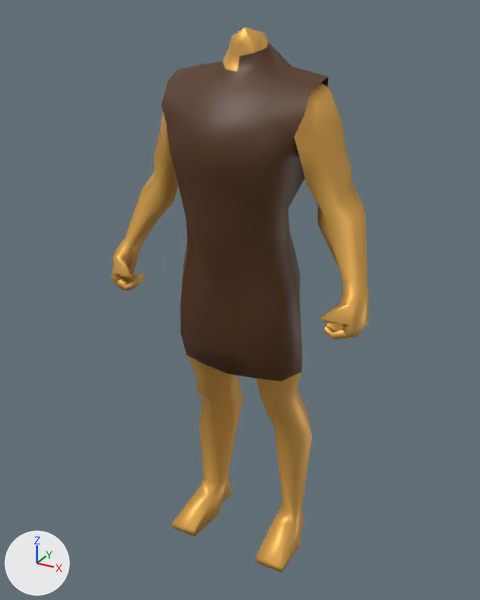
The COLLADA model binaries/data/mods/public/art/animation/biped/rider/cavalry/promotion.dae: old version first, new version second.
One viewpoint serves both versions: a 50 mm lens placed at (2.07, -3.81, 3.96), pointed at (-0.04, 0.02, 2.04). Arrows for +X, +Y and +Z are at lower left; the lights stay in place.

Before the edit, the objects in view are built like this:
```python
me_cube_010 = bpy.data.meshes.new('Cube.010')
me_cube_010.from_pydata(...)  # 391 vertices, 752 faces; spans x -0.96..0.96, y -0.43..0.4, z 0.0..3.85
# faces by material slot: [206, 546]
me_cube_010.materials.append(mat_armor)  # brown #523010
me_cube_010.materials.append(mat_skin)  # orange #e7b056
ob_m_armor_tunic_short = bpy.data.objects.new('m_armor_tunic_short', me_cube_010)
ob_m_armor_tunic_short.location = (0.0, 0.0, 0.0)
```
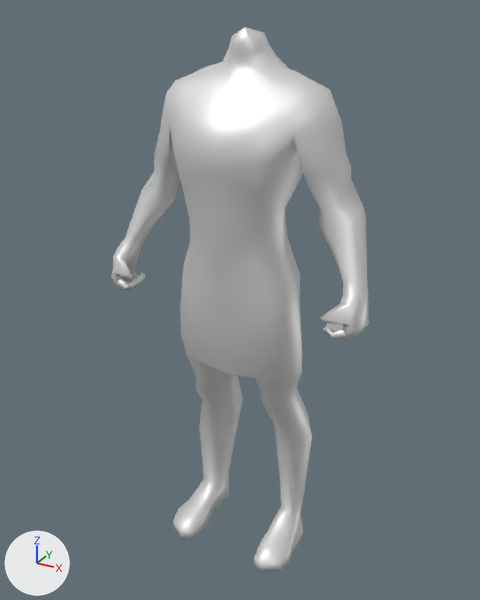
The change in detail:
Material 'Skin.001' (mat_skin_001) is new.
Its base color is (0.8, 0.8, 0.8) (white #e7e7e7).
Its metallic is 0.5.
me_cube_010 is used by ob_m_armor_tunic_short; location (0.0, 0.0, 0.0).
me_cube_010 had 391 vertices, 752 faces and spanned x -0.96..0.96, y -0.43..0.4, z 0.0..3.85.
me_cube_010 now has 423 vertices, 836 faces and spans x -0.96..0.96, y -0.41..0.4, z 0.0..3.85.
Part 1, on me_cube_010:
34 vertices are removed from x -0.53..0.53, y -0.37..0.28, z 2.42..3.58.
111 faces are deleted.
3 vertices in x -0.23..0.23, y -0.2..-0.09, z 3.52..3.55 move by (0.0, 0.02, -0.02).
3 vertices in x -0.3..0.3, y 0.19..0.31, z 2.58..3.37 move by (0.0, -0.02, 0.0).
39 vertices move from x -0.38..0.38, y -0.43..0.36, z 2.43..3.71 to x -0.36..0.36, y -0.41..0.34, z 2.43..3.7.
24 vertices are added at x -0.46..0.46, y -0.35..0.25, z 2.42..3.56.
111 new faces join them.
Part 2, on me_cube_010:
22 vertices are removed from x -0.51..0.51, y -0.3..0.34, z 0.0..0.18.
62 faces are deleted.
4 vertices move from x -0.36..0.36, y -0.01..0.08, z 0.18..0.26 to x -0.31..0.31, y -0.01..0.08, z 0.18..0.26.
64 vertices are added at x -0.51..0.51, y -0.38..0.3, z 0.0..0.2.
146 new faces join them.
me_cube_010 part 3: 137 faces spanning x -0.49..0.49, y -0.41..0.34, z 1.58..3.76 switch from mat_armor (brown #523010) to mat_skin_001 (white #e7e7e7).
me_cube_010 part 4: 442 faces spanning x -0.96..0.96, y -0.34..0.4, z 0.14..3.85 switch from mat_skin (orange #e7b056) to mat_skin_001 (white #e7e7e7).

What differs and where, as boxes [x1, y1, x2, y2] in the pictures (480 x 600 px; the box of a moved part takes in the faces that stretch with it):
'm_armor_tunic_short', reshaped
    before: [111, 27, 369, 573]
    after: [111, 27, 369, 572]
part 1 of me_cube_010, moved or reshaped
    both: [155, 52, 330, 299]
part 2 of me_cube_010, built on
    before: [172, 432, 305, 573]
    after: [173, 432, 304, 572]
part 3 of me_cube_010, recoloured (brown to white)
    both: [180, 42, 302, 381]
part 4 of me_cube_010, recoloured (brown to white)
    both: [111, 27, 369, 517]
